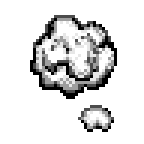
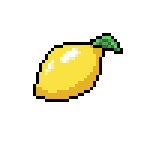
Layered file, before and after one edit (144x144). Changes by layer:
added layer "Color Character #14" above "Color Character #13" over left=33, top=33, right=123, bottom=102
hid "Color Character #13" over left=42, top=21, right=114, bottom=132
hid "Color Character #12" over left=33, top=15, right=114, bottom=93
hid "Explosion Smoke" over left=30, top=15, right=117, bottom=99
